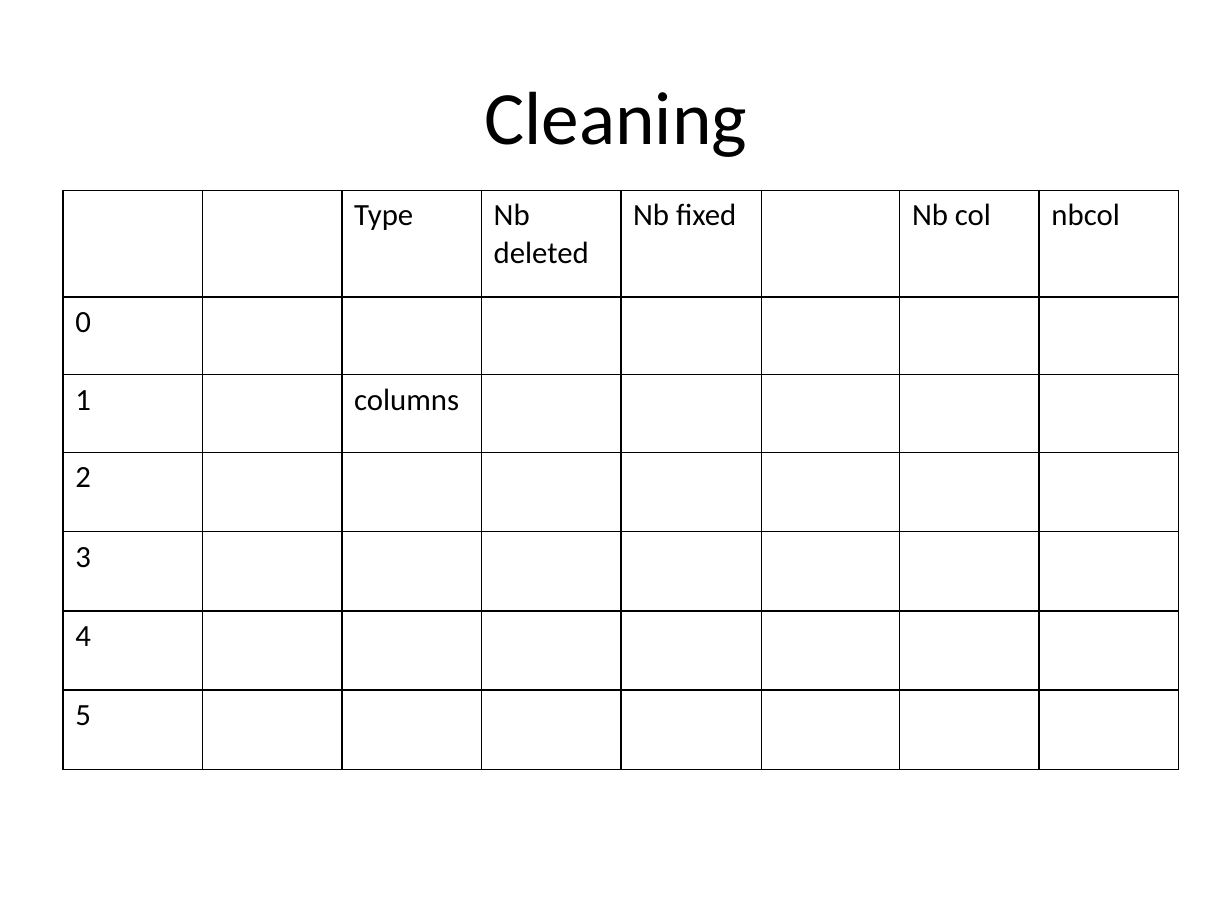
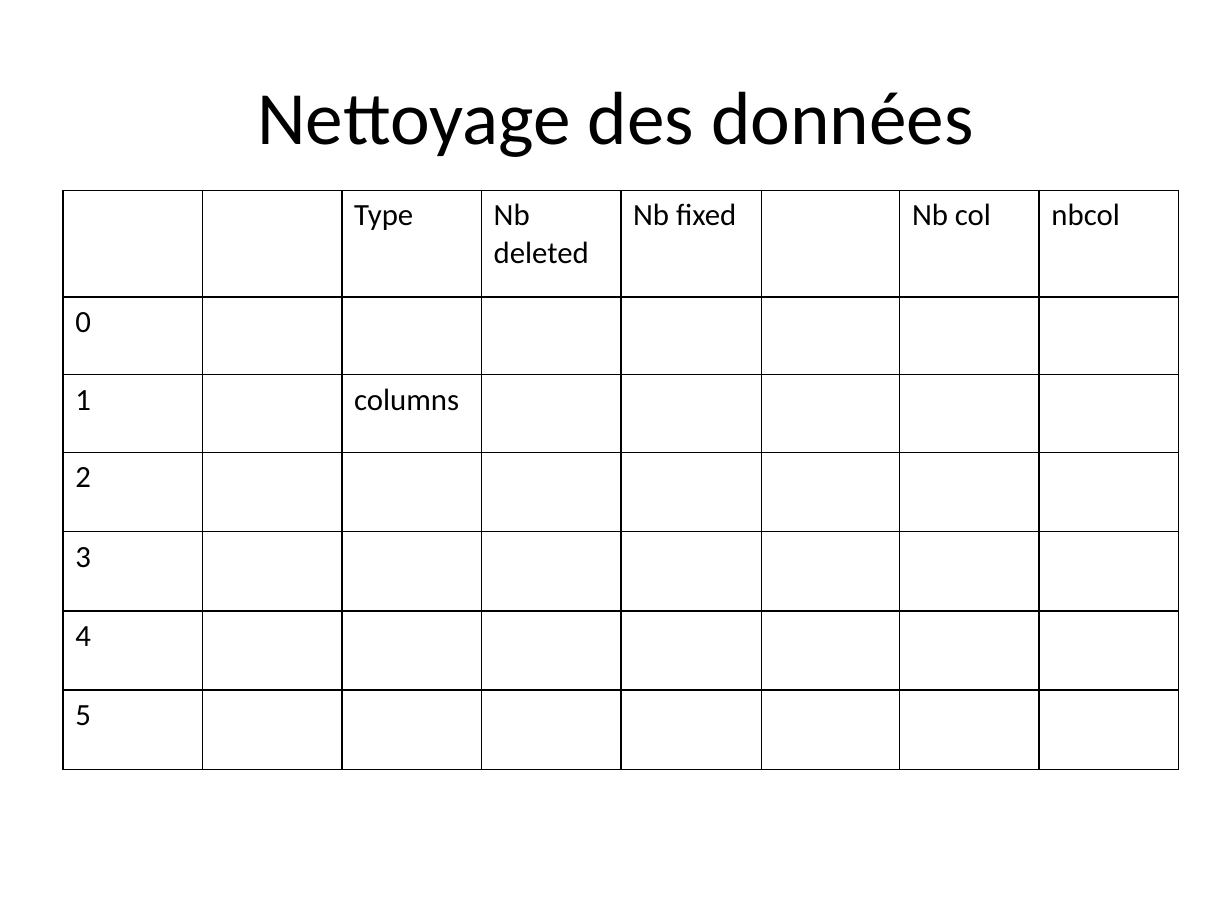
Before and after one commit to SmellyArmure/OC_DS_Project3, a slide deck: slide 6 of SOUTENANCE/Projet3.pptx (slide 3 before the commit). Drawn at 1232x924 pixels with LibreOffice and Linux fonts; fonts in the diff are those of the drawing. Boxes give left, top, right and bottom in pixels: in the first picture for what was removed or moved away, otherwise in the second. Text is boxed around its words. In the diff, an @@ line names an element or a change of style, - is before the commit and + after.

Commit message:
P3_Cleaning : quantity dans même unité+outliers, agrégé palm_oil, nettoyé serving_quant, éliminé colonnes sous_remplies : final shape (563352, 45) | P3_Analysis : export figure msno - classement des colonnes pour traitement en 4 catégories - (stratégie d'imputation) cat1 OK - cat2 démarré un knn regressor best k=13 - 62,5%, picklé le modèle

```diff
--- a/SOUTENANCE/Projet3.pptx
+++ b/SOUTENANCE/Projet3.pptx
@@ title at box(257, 91, 973, 157): text changed @@
-Cleaning
+Nettoyage des données
```
Also in this commit, not shown: 19 slides added, 10 other files.
